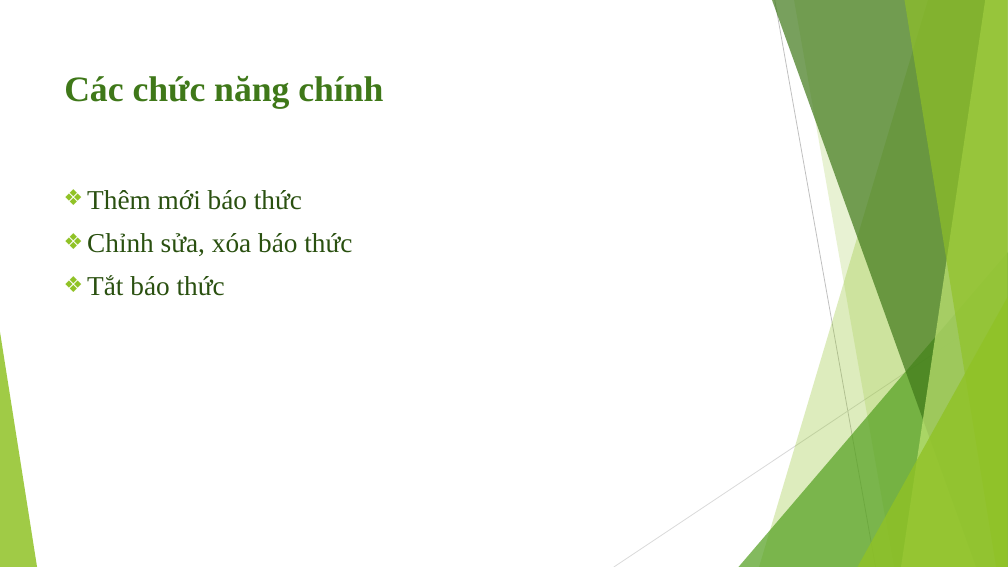
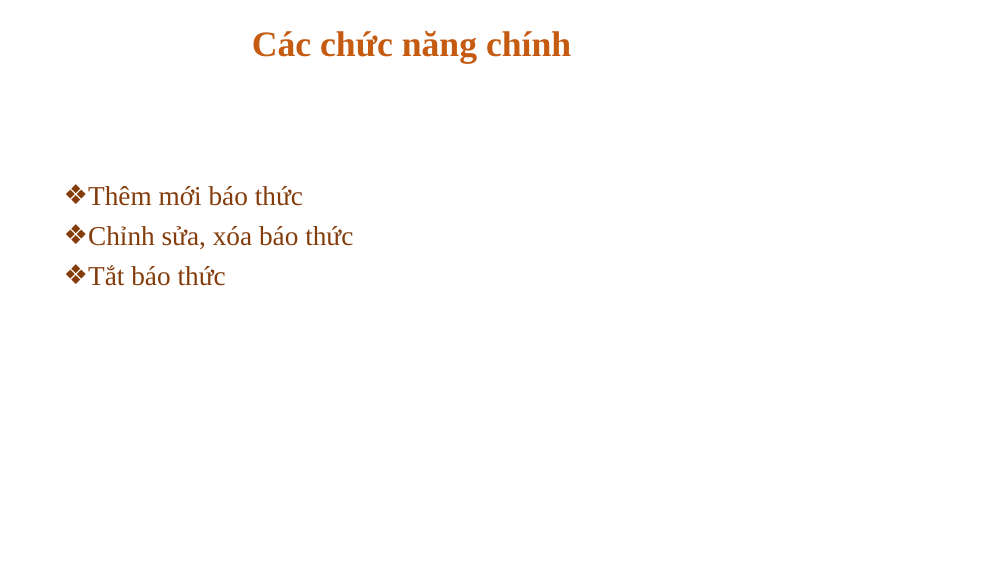
Before and after one commit to hungsoccerprince/XuanHung, a slide deck: slide 8 of DATN/DATN.pptx. Drawn at 1008x567 pixels with LibreOffice and Linux fonts; fonts in the diff are those of the drawing. Boxes give left, top, right and bottom in pixels: in the first picture for what was removed or moved away, otherwise in the second. Text is boxed around its words. In the diff, an @@ line names an element or a change of style, - is before the commit and + after.

```diff
--- a/DATN/DATN.pptx
+++ b/DATN/DATN.pptx
@@ title "Các chức năng chính": place and size @@
-title "Các chức năng chính" at box(64, 76, 383, 109)
+title "Các chức năng chính" at box(252, 31, 571, 64)
@@ title "Các chức năng chính" at box(252, 31, 571, 64): text colour #3F7819 to #C55A11; alignment left to centre; line spacing 1 to 0.9 @@
@@ text "Thêm mới báo thức" at box(88, 186, 353, 286): text colour #2A5010 to #843C0B; line spacing 1 to 0.9 @@
@@ group removed at box(0, 0, 1008, 567): 5 freeform shapes, 3 triangles, 2 lines @@
```
Also in this commit, not shown: 14 other slides changed, 1 slide added.
